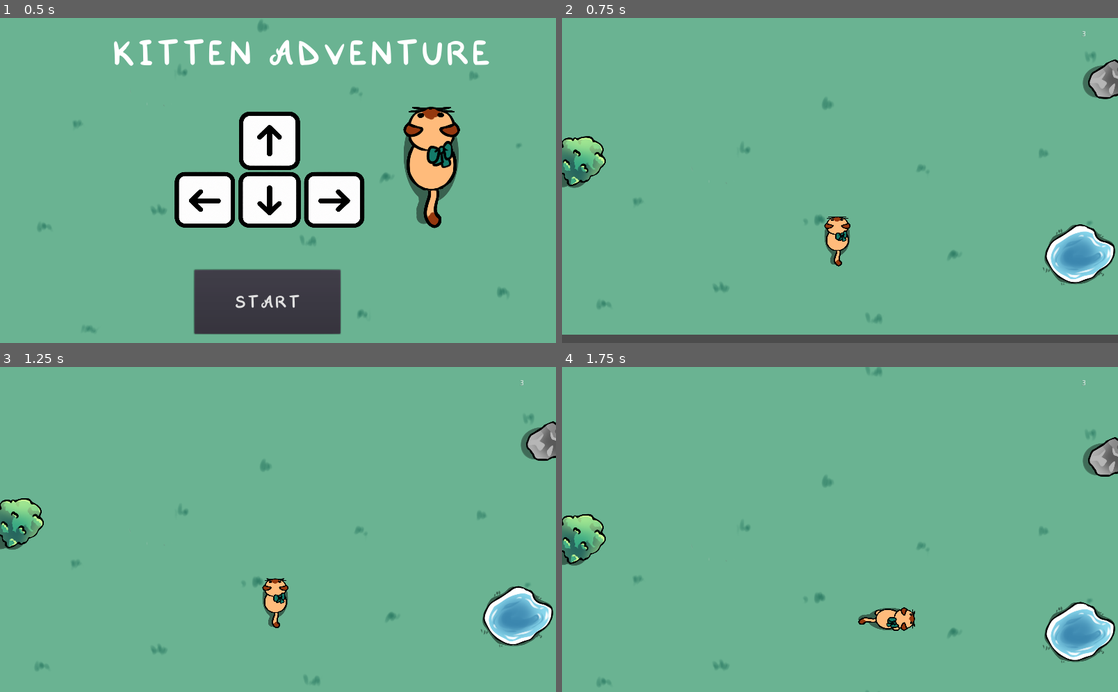
Above: before the commit, frames 1-4 (two rows, left to right).
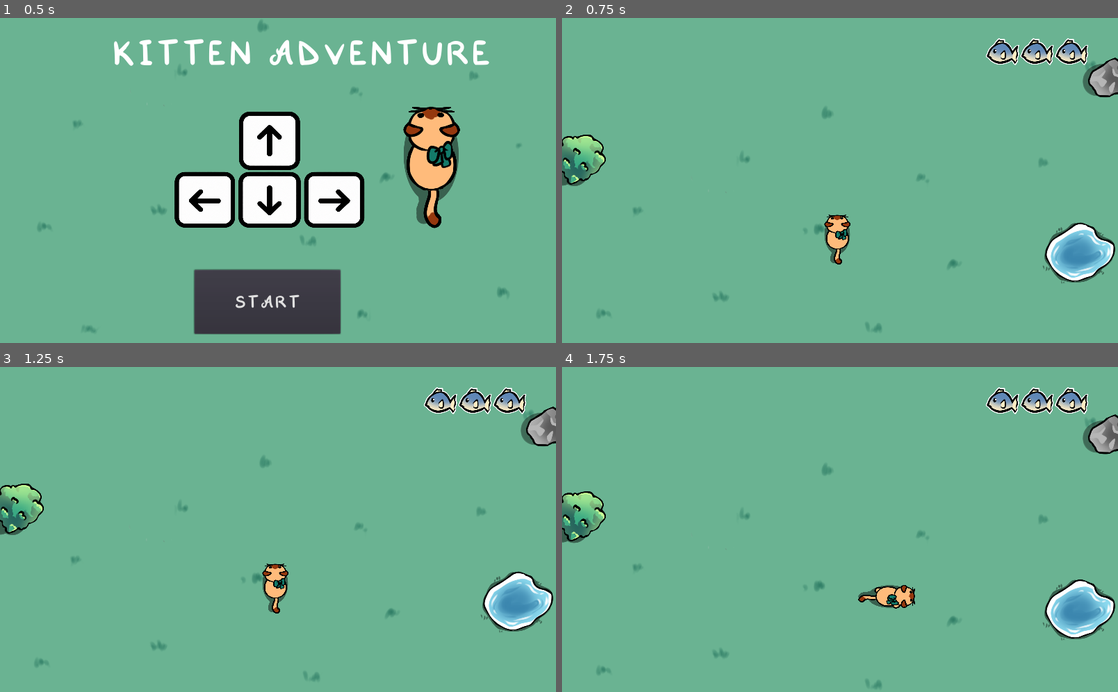
Above: after the commit, the same moments.

Repository: roxy-92/kittenAdventure
Game: Godot game, scene res://StartScreen.tscn
Two runs of this game, one before a commit and one after it. Both use one fixed random seed, a clock stepped at 60 frames per second and the inputs below.
Inputs:
- Up to frame 1 (0.5 s): no input
- Up to frame 2 (0.75 s): click "START" at 0.5 s
- Up to frame 3 (1.25 s): no input
- Up to frame 4 (1.75 s): hold Right (ui_right) from 1.28 s (still down)

Frame 1 is identical in both runs. In frame 2, 5.7% of the frame differs, in the area x 0-100%, y 4-100%; in frame 3, 5.9%; in frame 4, 7.5%, in the area x 0-100%, y 0-99%.

Commit message:
Add game over screen and update life system

Diff:
--- a/Camera2D.gd
+++ b/Camera2D.gd
@@ -1,7 +1,17 @@
 extends Camera2D
 
+var camera_started = false
+
 func _ready():
-	set_process(true)
+    set_process(true)
 
 func _process(delta):
-	self.position.y = self.position.y - delta * 60
+    if not camera_started:
+        if Input.is_action_pressed("ui_up") or \
+        Input.is_action_pressed("ui_down") or \
+        Input.is_action_pressed("ui_left") or \
+        Input.is_action_pressed("ui_right"):
+            camera_started = true
+
+    if camera_started:
+        self.position.y = self.position.y - delta * 60
--- /dev/null
+++ b/GameOverScreen.gd
@@ -0,0 +1,17 @@
+extends Control
+
+# class member variables go here, for example:
+# var a = 2
+# var b = "textvar"
+
+func _ready():
+	# Called when the node is added to the scene for the first time.
+	# Initialization here
+	pass
+
+func _on_Button_pressed():
+    get_tree().change_scene("res://StartScreen.tscn")
+#func _process(delta):
+#	# Called every frame. Delta is time since last frame.
+#	# Update game logic here.
+#	pass
--- /dev/null
+++ b/GameOverScreen.tscn
@@ -0,0 +1,125 @@
+[gd_scene load_steps=6 format=2]
+
+[ext_resource path="res://GameOverScreen.gd" type="Script" id=1]
+[ext_resource path="res://Sprites/bg.png" type="Texture" id=2]
+[ext_resource path="res://Sprites/roxyfont.ttf" type="DynamicFontData" id=3]
+
+[sub_resource type="DynamicFont" id=1]
+
+size = 150
+use_mipmaps = false
+use_filter = false
+font_data = ExtResource( 3 )
+_sections_unfolded = [ "Extra Spacing", "Font", "Settings" ]
+
+[sub_resource type="DynamicFont" id=2]
+
+size = 40
+use_mipmaps = false
+use_filter = false
+font_data = ExtResource( 3 )
+_sections_unfolded = [ "Font", "Settings" ]
+
+[node name="GameOverScreen" type="Control" index="0"]
+
+anchor_left = 0.0
+anchor_top = 0.0
+anchor_right = 0.0
+anchor_bottom = 0.0
+margin_right = 40.0
+margin_bottom = 40.0
+rect_pivot_offset = Vector2( 0, 0 )
+rect_clip_content = false
+mouse_filter = 0
+mouse_default_cursor_shape = 0
+size_flags_horizontal = 1
+size_flags_vertical = 1
+script = ExtResource( 1 )
+
+[node name="Background" type="TextureRect" parent="." index="0"]
+
+anchor_left = 0.0
+anchor_top = 0.0
+anchor_right = 0.0
+anchor_bottom = 0.0
+margin_right = 1050.0
+margin_bottom = 886.0
+rect_pivot_offset = Vector2( 0, 0 )
+rect_clip_content = false
+mouse_filter = 1
+mouse_default_cursor_shape = 0
+size_flags_horizontal = 1
+size_flags_vertical = 1
+texture = ExtResource( 2 )
+stretch_mode = 0
+
+[node name="ColorRect" type="ColorRect" parent="." index="1"]
+
+anchor_left = 0.0
+anchor_top = 0.0
+anchor_right = 1.0
+anchor_bottom = 1.0
+margin_left = -54.0
+margin_top = -53.0
+margin_right = -54.0
+margin_bottom = -53.0
+rect_pivot_offset = Vector2( 0, 0 )
+rect_clip_content = false
+mouse_filter = 0
+mouse_default_cursor_shape = 0
+size_flags_horizontal = 1
+size_flags_vertical = 1
+color = Color( 1, 1, 1, 1 )
+
+[node name="Label" type="Label" parent="." index="2"]
+
+anchor_left = 0.0
+anchor_top = 0.0
+anchor_right = 0.0
+anchor_bottom = 0.0
+margin_left = 195.0
+margin_top = 153.0
+margin_right = 811.0
+margin_bottom = 280.0
+rect_pivot_offset = Vector2( 0, 0 )
+rect_clip_content = false
+mouse_filter = 2
+mouse_default_cursor_shape = 0
+size_flags_horizontal = 1
+size_flags_vertical = 1
+custom_fonts/font = SubResource( 1 )
+text = "GAME OVER"
+valign = 1
+percent_visible = 1.0
+lines_skipped = 0
+max_lines_visible = -1
+_sections_unfolded = [ "Rect", "Size Flags", "custom_fonts", "custom_styles" ]
+
+[node name="Button" type="Button" parent="." index="3"]
+
+anchor_left = 0.0
+anchor_top = 0.0
+anchor_right = 0.0
+anchor_bottom = 0.0
+margin_left = 392.0
+margin_top = 305.0
+margin_right = 649.0
+margin_bottom = 397.0
+rect_pivot_offset = Vector2( 0, 0 )
+rect_clip_content = false
+focus_mode = 2
+mouse_filter = 0
+mouse_default_cursor_shape = 0
+size_flags_horizontal = 1
+size_flags_vertical = 1
+custom_fonts/font = SubResource( 2 )
+toggle_mode = false
+enabled_focus_mode = 2
+shortcut = null
+group = null
+text = "Back to Start"
+flat = false
+align = 1
+_sections_unfolded = [ "custom_fonts" ]
+
+[connection signal="pressed" from="Button" to="." method="_on_Button_pressed"]
--- a/Jardin.tscn
+++ b/Jardin.tscn
@@ -1,33 +1,34 @@
-[gd_scene load_steps=16 format=2]
+[gd_scene load_steps=17 format=2]
 
 [ext_resource path="res://Jardin.gd" type="Script" id=1]
-[ext_resource path="res://gatito.gd" type="Script" id=2]
-[ext_resource path="res://Sprites/idle.png" type="Texture" id=3]
-[ext_resource path="res://Sprites/run_1.png" type="Texture" id=4]
-[ext_resource path="res://Sprites/run_2.png" type="Texture" id=5]
-[ext_resource path="res://Sprites/run_side_1.png" type="Texture" id=6]
-[ext_resource path="res://Sprites/run_side_2.png" type="Texture" id=7]
-[ext_resource path="res://Camera2D.gd" type="Script" id=8]
-[ext_resource path="res://BG.gd" type="Script" id=9]
-[ext_resource path="res://Sprites/bg.png" type="Texture" id=10]
-[ext_resource path="res://lago.tscn" type="PackedScene" id=11]
-[ext_resource path="res://arbusto.tscn" type="PackedScene" id=12]
-[ext_resource path="res://roca.tscn" type="PackedScene" id=13]
+[ext_resource path="res://Sprites/life_full.png" type="Texture" id=2]
+[ext_resource path="res://gatito.gd" type="Script" id=3]
+[ext_resource path="res://Sprites/idle.png" type="Texture" id=4]
+[ext_resource path="res://Sprites/run_1.png" type="Texture" id=5]
+[ext_resource path="res://Sprites/run_2.png" type="Texture" id=6]
+[ext_resource path="res://Sprites/run_side_1.png" type="Texture" id=7]
+[ext_resource path="res://Sprites/run_side_2.png" type="Texture" id=8]
+[ext_resource path="res://Camera2D.gd" type="Script" id=9]
+[ext_resource path="res://BG.gd" type="Script" id=10]
+[ext_resource path="res://Sprites/bg.png" type="Texture" id=11]
+[ext_resource path="res://lago.tscn" type="PackedScene" id=12]
+[ext_resource path="res://arbusto.tscn" type="PackedScene" id=13]
+[ext_resource path="res://roca.tscn" type="PackedScene" id=14]
 
 [sub_resource type="SpriteFrames" id=1]
 
 animations = [ {
-"frames": [ ExtResource( 3 ) ],
+"frames": [ ExtResource( 4 ) ],
 "loop": true,
 "name": "Idle",
 "speed": 5.0
 }, {
-"frames": [ ExtResource( 4 ), ExtResource( 5 ) ],
+"frames": [ ExtResource( 5 ), ExtResource( 6 ) ],
 "loop": true,
 "name": "Run",
 "speed": 5.0
 }, {
-"frames": [ ExtResource( 6 ), ExtResource( 7 ) ],
+"frames": [ ExtResource( 7 ), ExtResource( 8 ) ],
 "loop": true,
 "name": "Run_Side",
 "speed": 5.0
@@ -52,31 +53,87 @@
 
 [node name="GUI" type="Node2D" parent="CanvasLayer" index="0"]
 
-position = Vector2( 981.018, 36.1 )
+position = Vector2( 630.148, 87.0695 )
 _sections_unfolded = [ "Transform", "Visibility" ]
 __meta__ = {
 "_edit_group_": true
 }
 
-[node name="lives" type="Label" parent="CanvasLayer/GUI" index="0"]
-
-anchor_left = 0.0
-anchor_top = 0.0
-anchor_right = 0.0
-anchor_bottom = 0.0
-margin_left = -24.0
-margin_top = -13.0
-margin_right = 26.0
-margin_bottom = 14.0
-rect_pivot_offset = Vector2( 0, 0 )
-rect_clip_content = false
-mouse_filter = 2
+[node name="lives" type="HBoxContainer" parent="CanvasLayer/GUI" index="0"]
+
+anchor_left = 0.0
+anchor_top = 0.0
+anchor_right = 0.0
+anchor_bottom = 0.0
+margin_left = 150.0
+margin_top = -50.0
+margin_right = 782.0
+margin_bottom = 118.0
+rect_scale = Vector2( 0.3, 0.3 )
+rect_pivot_offset = Vector2( 0, 0 )
+rect_clip_content = false
+mouse_filter = 1
 mouse_default_cursor_shape = 0
 size_flags_horizontal = 1
-size_flags_vertical = 4
-percent_visible = 1.0
-lines_skipped = 0
-max_lines_visible = -1
+size_flags_vertical = 1
+alignment = 0
+_sections_unfolded = [ "Rect", "Size Flags" ]
+
+[node name="Fish1" type="TextureRect" parent="CanvasLayer/GUI/lives" index="0"]
+
+anchor_left = 0.0
+anchor_top = 0.0
+anchor_right = 0.0
+anchor_bottom = 0.0
+margin_right = 208.0
+margin_bottom = 168.0
+rect_pivot_offset = Vector2( 0, 0 )
+rect_clip_content = false
+mouse_filter = 1
+mouse_default_cursor_shape = 0
+size_flags_horizontal = 0
+size_flags_vertical = 0
+texture = ExtResource( 2 )
+stretch_mode = 3
+_sections_unfolded = [ "Rect", "Size Flags" ]
+
+[node name="Fish2" type="TextureRect" parent="CanvasLayer/GUI/lives" index="1"]
+
+anchor_left = 0.0
+anchor_top = 0.0
+anchor_right = 0.0
+anchor_bottom = 0.0
+margin_left = 212.0
+margin_right = 420.0
+margin_bottom = 168.0
+rect_pivot_offset = Vector2( 0, 0 )
+rect_clip_content = false
+mouse_filter = 1
+mouse_default_cursor_shape = 0
+size_flags_horizontal = 0
+size_flags_vertical = 0
+texture = ExtResource( 2 )
+stretch_mode = 3
+_sections_unfolded = [ "Rect", "Size Flags" ]
+
+[node name="Fish3" type="TextureRect" parent="CanvasLayer/GUI/lives" index="2"]
+
+anchor_left = 0.0
+anchor_top = 0.0
+anchor_right = 0.0
+anchor_bottom = 0.0
+margin_left = 424.0
+margin_right = 632.0
+margin_bottom = 168.0
+rect_pivot_offset = Vector2( 0, 0 )
+rect_clip_content = false
+mouse_filter = 1
+mouse_default_cursor_shape = 0
+size_flags_horizontal = 0
+size_flags_vertical = 0
+texture = ExtResource( 2 )
+stretch_mode = 3
+_sections_unfolded = [ "Rect", "Size Flags" ]
 
 [node name="map" type="Control" parent="." index="1"]
 
@@ -97,14 +154,13 @@
 
 [node name="gatito" type="KinematicBody2D" parent="map" index="0"]
 
-editor/display_folded = true
 position = Vector2( 539.471, 319.763 )
 scale = Vector2( 0.981744, 1.00668 )
 input_pickable = false
 collision_layer = 1
 collision_mask = 1
 collision/safe_margin = 0.08
-script = ExtResource( 2 )
+script = ExtResource( 3 )
 _sections_unfolded = [ "Collision", "collision" ]
 __meta__ = {
 "_edit_group_": true
@@ -123,6 +179,13 @@
 position = Vector2( -4.01666, -2.84894 )
 shape = SubResource( 2 )
 _sections_unfolded = [ "Material", "Transform", "Z Index" ]
+
+[node name="DamageTimer" type="Timer" parent="map/gatito" index="2"]
+
+process_mode = 1
+wait_time = 0.5
+one_shot = true
+autostart = false
 
 [node name="Camera2D" type="Camera2D" parent="map" index="1"]
 
@@ -177,29 +240,34 @@
 
 [node name="image" type="Sprite" parent="map/BG/background" index="0"]
 
-position = Vector2( 515.59, -19.6653 )
+position = Vector2( 515.034, 0.392761 )
 scale = Vector2( 1.02363, 1 )
-texture = ExtResource( 10 )
+texture = ExtResource( 11 )
 offset = Vector2( 0, 300 )
 region_enabled = true
 region_rect = Rect2( 0, 0, 1024, 600 )
 region_filter_clip = true
 _sections_unfolded = [ "Animation", "Material", "Offset", "Region", "Transform", "Visibility", "Z Index" ]
+__meta__ = {
+"_edit_lock_": true
+}
 
 [node name="obstaculos" type="Node" parent="." index="2"]
 
-[node name="lago" parent="obstaculos" index="0" instance=ExtResource( 11 )]
+[node name="lago" parent="obstaculos" index="0" instance=ExtResource( 12 )]
 
 position = Vector2( 966.528, 433.595 )
 scale = Vector2( 1.78762, 1.68609 )
 _sections_unfolded = [ "Material", "Visibility" ]
 
-[node name="arbusto" parent="obstaculos" index="1" instance=ExtResource( 12 )]
+[node name="arbusto" parent="obstaculos" index="1" instance=ExtResource( 13 )]
 
 position = Vector2( 32.9587, 251.401 )
 scale = Vector2( 1.6302, 1.5327 )
 
-[node name="roca" parent="obstaculos" index="2" instance=ExtResource( 13 )]
+[node name="roca" parent="obstaculos" index="2" instance=ExtResource( 14 )]
 
 position = Vector2( 1007.72, 108.894 )
 scale = Vector2( 1.01089, 1.02672 )
+
+[connection signal="timeout" from="map/gatito/DamageTimer" to="map/gatito" method="_on_DamageTimer_timeout"]
--- a/gatito.gd
+++ b/gatito.gd
@@ -1,6 +1,6 @@
 extends KinematicBody2D
 
-var motion = Vector2(100,100) # El movimiento, vector
+var motion = Vector2(0, 0) # El movimiento, vector
 var start_position = Vector2(512,550) # Posición inicial
 var collision = null # Si ha chocado con obstáculo
 var screen_size # Tamaño de la ventana
@@ -13,6 +13,12 @@
 var limit_plus = 100
 # Vida total del gato
 var life = 3
+var can_take_damage = true
+onready var fish1 = get_parent().get_parent().get_node("CanvasLayer/GUI/lives/Fish1")
+onready var fish2 = get_parent().get_parent().get_node("CanvasLayer/GUI/lives/Fish2")
+onready var fish3 = get_parent().get_parent().get_node("CanvasLayer/GUI/lives/Fish3")
+
+var fish_empty = preload("res://Sprites/life_empty.png")
 # Posición y de la cámara, pues se mueve.
 var cameraPosition_y = 0
 # Obtención del sprite gatito
@@ -41,7 +47,6 @@
 
 func _physics_process(delta):
 
-	get_parent().get_parent().get_node("CanvasLayer/GUI/lives").text = String(life)
 
 	var speed = self.kitten_speed * delta;
 	cameraPosition_y = get_parent().get_node("Camera2D").get_camera_position().y
@@ -52,50 +57,38 @@
 		random_obstaculos(cameraPosition_y-100)
 
 	# Controles, movimiento del personaje
-	if Input.is_action_pressed("ui_right"):  # Si pulsa tecla derecha
-		motion = Vector2(0,0) # Pongo primero todo el movimiento a 0 para evitar conflictos
-		motion.x = speed
-		# Posición y movimiento del sprite. Flip gira vertical y horizontalmente el sprite
-		gatito.flip_v = false
-		gatito.flip_h = false
-		gatito.play("Run_Side")
+	motion = Vector2(0, 0)
 
-	elif Input.is_action_pressed("ui_left"):  # Si pulsa tecla izquierda
-		motion = Vector2(0,0)
-		motion.x = -speed
-		# Posición y movimiento del sprite.
-		gatito.flip_v = false
-		gatito.flip_h = true
-		gatito.play("Run_Side")
+	if Input.is_action_pressed("ui_right"):
+	    motion.x = speed
+	    gatito.flip_v = false
+	    gatito.flip_h = false
+	    gatito.play("Run_Side")
+
+	elif Input.is_action_pressed("ui_left"):
+	    motion.x = -speed
+	    gatito.flip_v = false
+	    gatito.flip_h = true
+	    gatito.play("Run_Side")
 
 	elif Input.is_action_pressed("ui_up"):
-		# Si pulsa tecla arriba
-		motion = Vector2(0,0)
-		motion.y = -speed
-		# Posición y movimiento del sprite.
-		gatito.flip_v = false
-		gatito.flip_h = false
-		gatito.play("Run")
-		# Comprobación del límite hacia arriba
-		#if(self.position.y <= limit_up):
-		#	self.position.y = limit_up
+	    motion.y = -speed
+	    gatito.flip_v = false
+	    gatito.flip_h = false
+	    gatito.play("Run")
 
-	elif Input.is_action_pressed("ui_down"):  # Si pulsa tecla abajo
-		motion = Vector2(0,0)
-		motion.y = 100
-		# Posición y movimiento del sprite.
-		gatito.flip_v = true
-		gatito.flip_h = false
-		gatito.play("Run")
+	elif Input.is_action_pressed("ui_down"):
+	    motion.y = 100
+	    gatito.flip_v = true
+	    gatito.flip_h = false
+	    gatito.play("Run")
+
+	else:
+	    gatito.play("Idle")
+
 	# Comprobación del límite hacia abajo
-	elif self.position.y >= limit_down:
-		gatito.play("Run")
-		self.position.y = limit_down
-	# En cualquier otro caso el gatito se quedará quieto y su movimiento pasará a 0 + animacion descanso
-	else:
-		gatito.play("Idle")
-		motion.y = 0
-		motion.x = 0
+	if self.position.y >= limit_down:
+	    self.position.y = limit_down
 
 	if(self.position.x <= limit_left):
 		self.position.x = limit_left
@@ -104,17 +97,27 @@
 
 	# Si el gatito se choca con un obstáculo
 	collision = move_and_collide(motion * delta)
-	if collision:
-		life = life -1
-		gatito.play("Idle")
-		restart_position() # Vuelve a su posición original
-		if life == 0:
-			life = 3
-			gatito.play("Idle")
-			restart_position()
-			gatito.play("Idle")
-			get_tree().reload_current_scene()
-			get_tree().paused = true
+	if collision and can_take_damage:
+	    can_take_damage = false
+	    life -= 1
+	    gatito.play("Idle")
+	    restart_position()
+	    flicker()
+
+	    if life == 2:
+	        fish1.texture = fish_empty
+	    elif life == 1:
+	        fish2.texture = fish_empty
+	    elif life == 0:
+	        fish3.texture = fish_empty
+
+	    if life == 0:
+	        get_tree().change_scene("res://GameOverScreen.tscn")
+	    else:
+	        get_tree().paused = true
+	        yield(get_tree().create_timer(0.5), "timeout")
+	        get_tree().paused = false
+	        can_take_damage = true
 
 # Reinicia al gatito en la posición de inicio y en postura quieto
 func restart_position():
@@ -135,3 +138,14 @@
 
 	objectInstance.position = Vector2(x,y)
 	get_parent().get_parent().get_node("obstaculos").add_child(objectInstance)
+
+
+func _on_DamageTimer_timeout():
+	pass # replace with function body
+
+func flicker():
+    for i in range(3):
+        gatito.visible = false
+        yield(get_tree().create_timer(0.1), "timeout")
+        gatito.visible = true
+        yield(get_tree().create_timer(0.1), "timeout")
Not shown: 2 places in Jardin.tscn that only renumber resources
